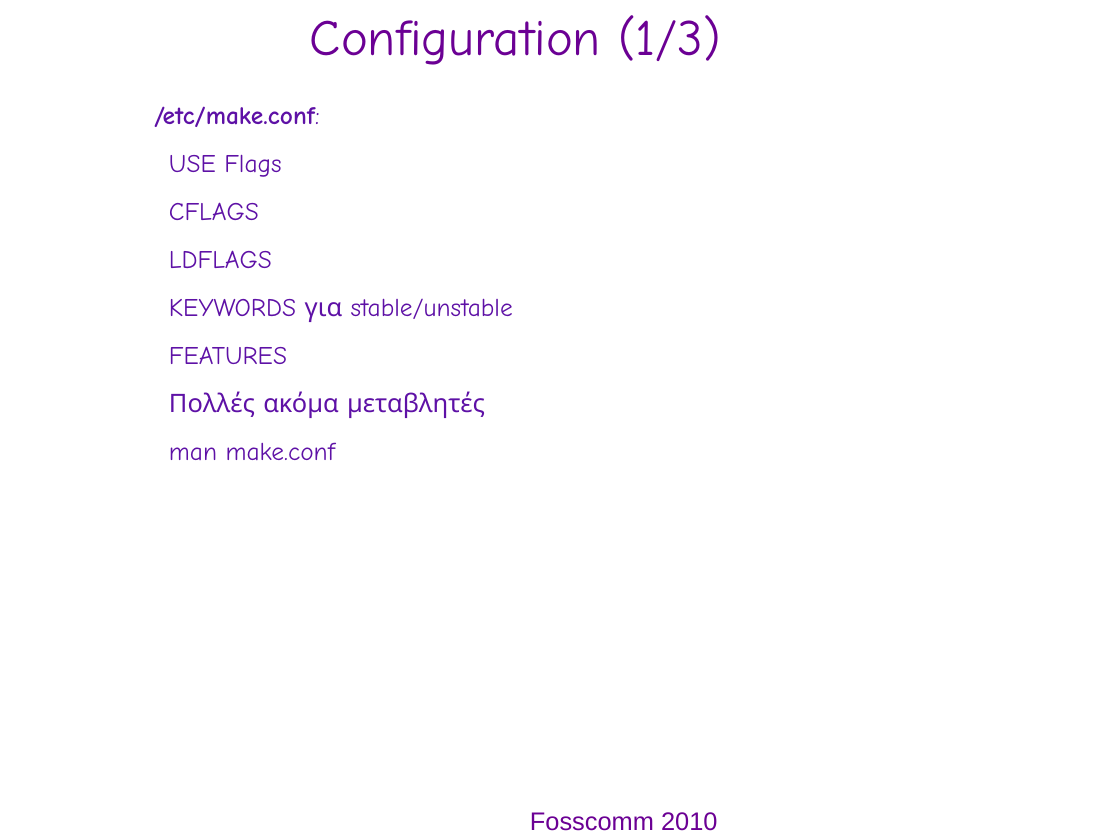
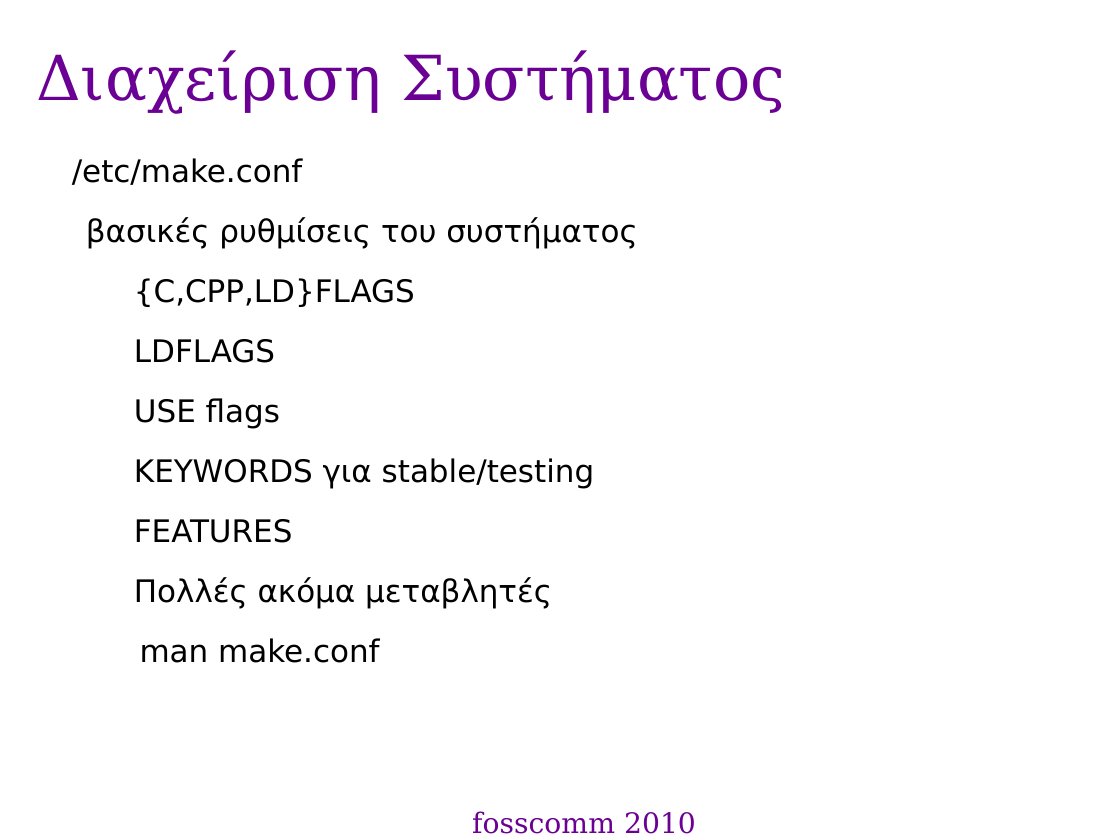
Before and after one commit to gentoo-el/presentations, a slide deck: slide 5 of fosscom-2010_pres.odp. Drawn at 1120x840 pixels with LibreOffice and Linux fonts; fonts in the diff are those of the drawing; background and template pictures are left out. Boxes give left, top, right and bottom in pixels: in the first picture for what was removed or moved away, otherwise in the second. Text is boxed around its words. In the diff, an @@ line names an element or a change of style, - is before the commit and + after.

Commit message:
foscomm presentation update
better backgrounds
much better font all around (dejavu)
optimized presentation categories
various changes here and there
example pages are meant to be presented in a live system

```diff
--- a/fosscom-2010_pres.odp
+++ b/fosscom-2010_pres.odp
@@ text removed at bbox=[310, 15, 721, 65] @@
-Configuration (1/3)
@@ title added at bbox=[36, 50, 785, 113], 44 pt, text #6B0094 @@
+Διαχείριση Συστήματος
@@ text "/etc/make.conf": place and size @@
-text "/etc/make.conf" at bbox=[154, 106, 513, 461]
+text "/etc/make.conf" at bbox=[72, 158, 637, 663]
@@ text at bbox=[72, 158, 637, 307]: text changed; size 18 to 22 pt; font Comic Neue to DejaVu Sans; text colour #5E11A6 to #000000 @@
-● /etc/make.conf:
-  ● USE Flags
-  ● CFLAGS
+● /etc/make.conf
+  ● βασικές ρυθμίσεις του συστήματος
+      ● {C,CPP,LD}FLAGS
@@ text at bbox=[134, 339, 552, 663]: size 18 to 22 pt, font Comic Neue to DejaVu Sans, text colour #5E11A6 to #000000 in "LDFLAGS", "FEATURES", "Πολλές ακόμα μεταβλητές", "man make.conf"; list level 2 to 4 in "LDFLAGS"; line spacing 34pt to 42.5pt; list level 2 to 4 in "FEATURES"; list level 2 to 4 in "Πολλές ακόμα μεταβλητές"; bullet ● to none; list level 2 to 1 in "man make.conf" @@
@@ text at bbox=[134, 398, 594, 489]: text changed; size 18 to 22 pt; font Comic Neue to DejaVu Sans; text colour #5E11A6 to #000000 @@
-  ● KEYWORDS για stable/unstable
+      ● USE flags
+      ● KEYWORDS για stable/testing
@@ title "fosscomm 2010" at bbox=[472, 811, 696, 834]: vertical alignment top to middle @@
@@ title at bbox=[472, 811, 696, 834]: text changed; size 18 to 20 pt; font Arial to DejaVu Serif @@
-Fosscomm 2010
+fosscomm 2010
```
Also in this commit, not shown: 7 other slides changed, 8 slides added, 7 slides removed.
